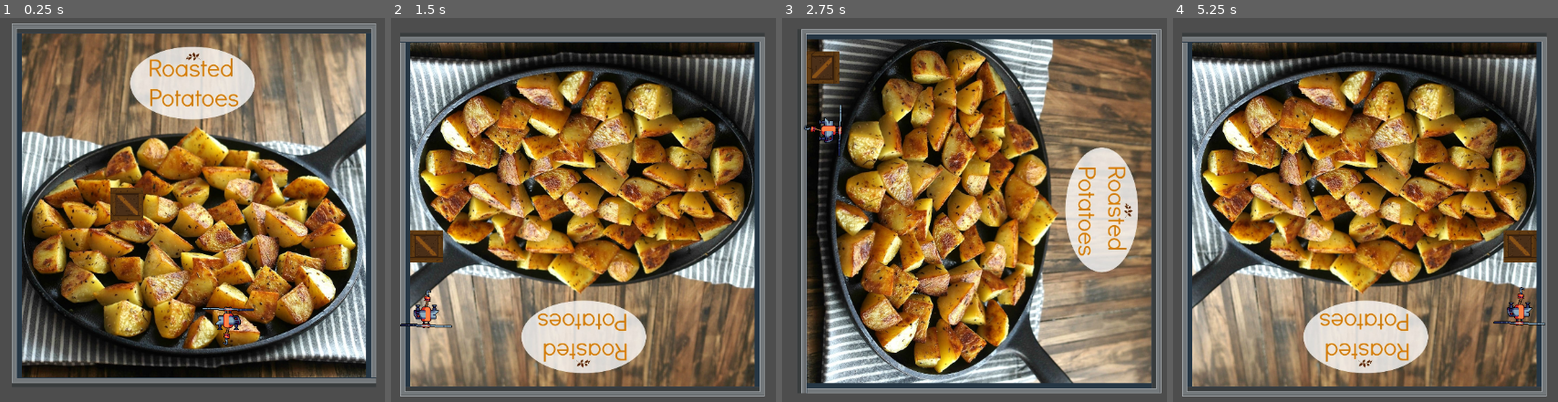
Above: before the commit, frames 1-4 (left to right).
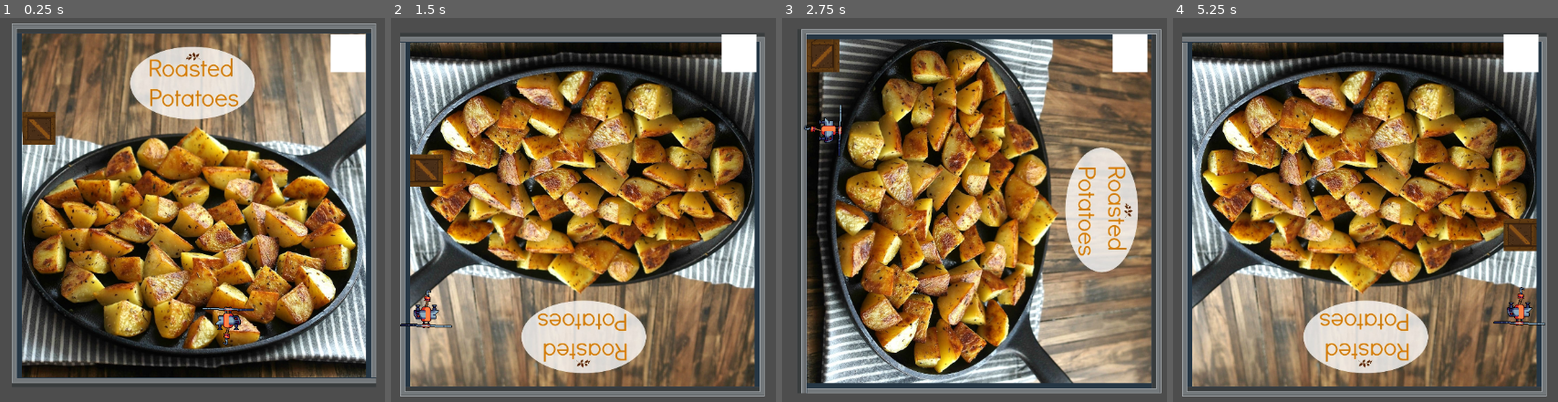
Above: after the commit, the same moments.

Repository: Luna264/gravitygame
Game: Godot game, scene res://node_2d.tscn
Two runs of this game, one before a commit and one after it. Both use one fixed random seed, a clock stepped at 60 frames per second and the inputs below. This scene is started directly instead of the project's main scene.
Inputs:
- Up to frame 1 (0.25 s): no input
- Up to frame 2 (1.5 s): tap Enter at 0.5 s; hold D (gravRight) 0.53-1.28 s; tap Alt at 0.6 s; hold S (gravDown) from 1.28 s (still down); tap Shift at 1.35 s
- Up to frame 3 (2.75 s): release S (gravDown) at 2.03 s; hold D (gravRight) from 2.03 s (still down); tap Alt at 2.1 s
- Up to frame 4 (5.25 s): tap Space at 2.75 s; release D (gravRight) at 2.78 s; hold W (gravUp) 2.78-3.53 s; tap Shift at 2.85, 4.35 s; hold A (gravLeft) 3.53-5.03 s; tap Alt at 3.6, 5.1 s; tap Enter at 5 s; hold S (gravDown) from 5.03 s (still down)

The runs differ from the first frame. In frame 1, 2.2% of the frame differs, in the area x 5-96%, y 4-53%; in frame 2, 2.4%, in the area x 4-96%, y 4-64%; in frame 3, 1.6%; in frame 4, 1.6%.

Commit message:
added level end + reset

Diff:
--- /dev/null
+++ b/Game/gravitygame/end_zone.gd
@@ -0,0 +1,18 @@
+extends Area2D
+
+func _ready():
+	connect("body_entered", Callable(self, "_on_body_entered"))
+
+func _on_body_entered(body):
+	if body.name == "drone":
+		reset_level()
+
+func reset_level():
+	var current = get_tree().current_scene
+	get_tree().reload_current_scene()
+
+
+
+# Called every frame. 'delta' is the elapsed time since the previous frame.
+func _process(delta: float) -> void:
+	pass
--- /dev/null
+++ b/Game/gravitygame/end_zone.tscn
@@ -0,0 +1,18 @@
+[gd_scene load_steps=4 format=3 uid="uid://b0ffiwm8d7y3i"]
+
+[ext_resource type="Texture2D" uid="uid://beu0657hw7c2b" path="res://white.png" id="1_n8pxc"]
+[ext_resource type="Script" uid="uid://tff8kyj5qr2j" path="res://end_zone.gd" id="1_rne62"]
+
+[sub_resource type="RectangleShape2D" id="RectangleShape2D_rne62"]
+size = Vector2(22, 24)
+
+[node name="endZone" type="Area2D"]
+script = ExtResource("1_rne62")
+
+[node name="Sprite2D" type="Sprite2D" parent="."]
+texture_filter = 1
+scale = Vector2(2, 2)
+texture = ExtResource("1_n8pxc")
+
+[node name="CollisionShape2D" type="CollisionShape2D" parent="."]
+shape = SubResource("RectangleShape2D_rne62")
--- a/Game/gravitygame/node_2d.tscn
+++ b/Game/gravitygame/node_2d.tscn
@@ -1,9 +1,10 @@
-[gd_scene load_steps=9 format=4 uid="uid://bnq3qotn1rkul"]
+[gd_scene load_steps=10 format=4 uid="uid://dvppk7firvhi6"]
 
 [ext_resource type="Script" uid="uid://r1uk5sjryyra" path="res://node_2d.gd" id="1_0hol4"]
 [ext_resource type="Texture2D" uid="uid://hv7bvlsfs8xd" path="res://potatoes.jpg" id="2_epypp"]
 [ext_resource type="Script" uid="uid://coomw7ewnv4y3" path="res://square_bg.gd" id="3_0hol4"]
 [ext_resource type="Texture2D" uid="uid://b2legxs3pwddr" path="res://tileset_sf.png" id="4_kdubu"]
+[ext_resource type="PackedScene" uid="uid://b0ffiwm8d7y3i" path="res://end_zone.tscn" id="5_d21ai"]
 [ext_resource type="PackedScene" uid="uid://dim3tijlaj7tc" path="res://temp drone/drone.tscn" id="5_kdubu"]
 [ext_resource type="PackedScene" uid="uid://c2mgeg5xd3ekn" path="res://box.tscn" id="5_q6r6c"]
 
@@ -1901,8 +1902,12 @@
 tile_map_data = PackedByteArray("AAATAAEAAABMABgAAAAUAAEAAABNABgAAAAVAAEAAABOABgAAAAWAAEAAABPABgAAAAXAAEAAABQABgAAAAYAA …(2160 unchanged characters)…
 tile_set = SubResource("TileSet_rj586")
 
+[node name="endZone" parent="level" instance=ExtResource("5_d21ai")]
+position = Vector2(836, 63)
+scale = Vector2(2.5, 2.5)
+
 [node name="box" parent="." instance=ExtResource("5_q6r6c")]
-position = Vector2(486, 177)
+position = Vector2(347, 57)
 
 [node name="drone" parent="." instance=ExtResource("5_kdubu")]
 position = Vector2(645, 370)
Not shown, added: Game/gravitygame/end_zone.gd.uid
Binary file added: Game/gravitygame/white.png
Not shown, added: Game/gravitygame/white.png.import
